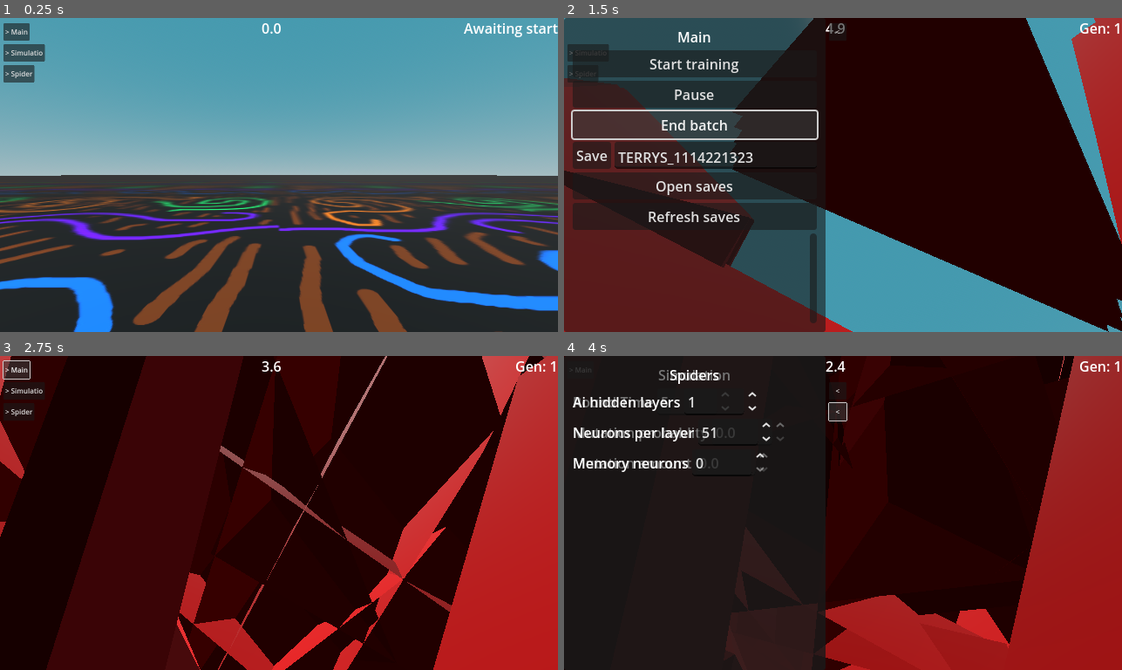
Above: before the commit, frames 1-4 (two rows, left to right).
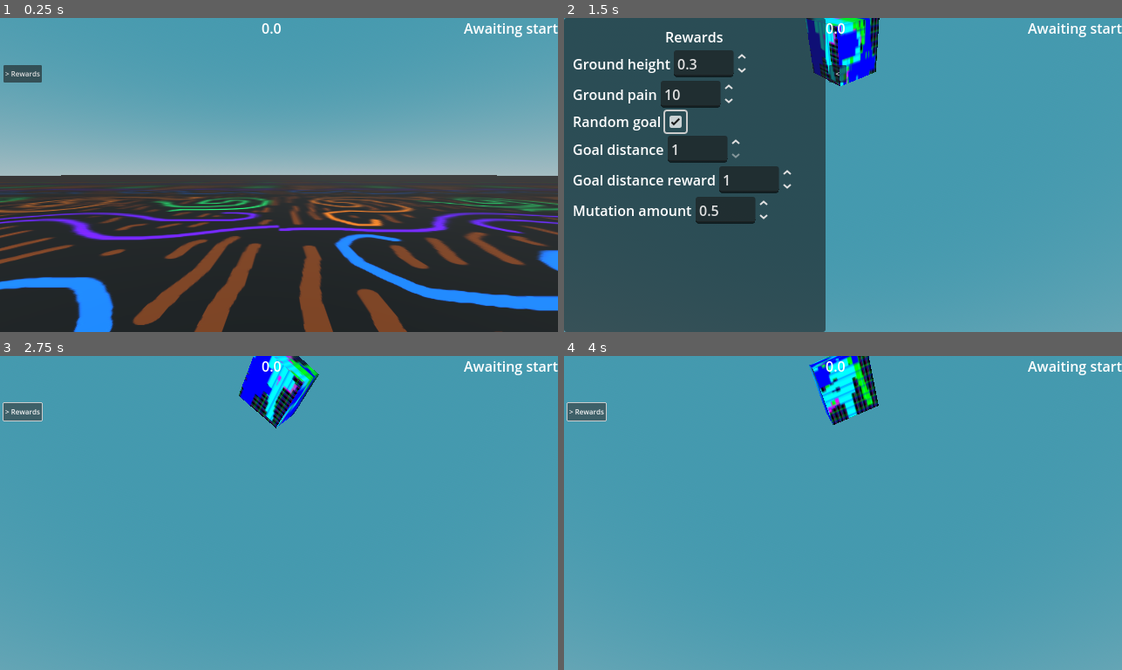
Above: after the commit, the same moments.

Repository: officialErnests/de-ai-ed
Game: Godot game, scene res://scenes/main.tscn
Same seed, same stepped clock (60 frames per second), same inputs: the game is played once before the commit and once after it.
Inputs (mouse positions are in pixels of both pictures, inside the frame that each line leads up to):
- Up to frame 1 (0.25 s): no input
- Up to frame 2 (1.5 s): click "> Main" (after the commit: "> Rewards") at 0.5 s; click (675, 121) at 1.27 s
- Up to frame 3 (2.75 s): click "<" at 2 s
- Up to frame 4 (4 s): click "> Simulatio" (after the commit: "> Rewards") at 2.75 s; click "> Spider" (after the commit: "<") at 3.5 s

The runs differ from the first frame. In frame 1, 0.8% of the frame differs, in the area x 0-9%, y 1-21%; in frame 2, 76%; in frame 3, 100%; in frame 4, 100%, in the area x 0-100%, y 0-100%.
Error in both runs: Attempt to call function 'get_files' in base 'null instance' on a null instance. (res://scripts/spidersss.gd:80)

Commit message:
v0.1.3 simulation gui + reward gui start - removed sliding gui animation since it din't work when lagging XD

Diff:
--- a/scenes/main.tscn
+++ b/scenes/main.tscn
@@ -147,6 +147,7 @@
 [node name="Gui" type="CanvasLayer" parent="Camera_setup/NeckOrSmthing/Dron/Floating_cam"]
 
 [node name="Main" type="HBoxContainer" parent="Camera_setup/NeckOrSmthing/Dron/Floating_cam/Gui"]
+visible = false
 anchors_preset = -1
 anchor_right = 0.5
 anchor_bottom = 1.0
@@ -227,12 +228,12 @@
 script = ExtResource("8_85g3d")
 node = NodePath("../..")
 slide_offset = Vector2(-300, 0)
-slide_steps = 10.0
 slider_open_text = "<"
 slider_close_text = "> Main"
 is_open = false
 
 [node name="Simulation" type="HBoxContainer" parent="Camera_setup/NeckOrSmthing/Dron/Floating_cam/Gui"]
+visible = false
 anchors_preset = -1
 anchor_right = 0.5
 anchor_bottom = 1.0
@@ -269,27 +270,64 @@
 min_value = 1.0
 value = 5.0
 
-[node name="HBoxContainer6" type="HBoxContainer" parent="Camera_setup/NeckOrSmthing/Dron/Floating_cam/Gui/Simulation/Panel/VBoxContainer"]
-layout_mode = 2
-
-[node name="Label" type="Label" parent="Camera_setup/NeckOrSmthing/Dron/Floating_cam/Gui/Simulation/Panel/VBoxContainer/HBoxContainer6"]
+[node name="SpiderPerBatch" type="HBoxContainer" parent="Camera_setup/NeckOrSmthing/Dron/Floating_cam/Gui/Simulation/Panel/VBoxContainer"]
+layout_mode = 2
+
+[node name="Label" type="Label" parent="Camera_setup/NeckOrSmthing/Dron/Floating_cam/Gui/Simulation/Panel/VBoxContainer/SpiderPerBatch"]
+layout_mode = 2
+text = "Spider amount"
+
+[node name="SpinBox" type="SpinBox" parent="Camera_setup/NeckOrSmthing/Dron/Floating_cam/Gui/Simulation/Panel/VBoxContainer/SpiderPerBatch"]
+layout_mode = 2
+min_value = 1.0
+max_value = 31.0
+value = 31.0
+
+[node name="SpiderBatches" type="HBoxContainer" parent="Camera_setup/NeckOrSmthing/Dron/Floating_cam/Gui/Simulation/Panel/VBoxContainer"]
+layout_mode = 2
+
+[node name="Label" type="Label" parent="Camera_setup/NeckOrSmthing/Dron/Floating_cam/Gui/Simulation/Panel/VBoxContainer/SpiderBatches"]
+layout_mode = 2
+text = "Spider batches"
+
+[node name="SpinBox" type="SpinBox" parent="Camera_setup/NeckOrSmthing/Dron/Floating_cam/Gui/Simulation/Panel/VBoxContainer/SpiderBatches"]
+layout_mode = 2
+value = 1.0
+
+[node name="KeepBest" type="HBoxContainer" parent="Camera_setup/NeckOrSmthing/Dron/Floating_cam/Gui/Simulation/Panel/VBoxContainer"]
+layout_mode = 2
+
+[node name="Label" type="Label" parent="Camera_setup/NeckOrSmthing/Dron/Floating_cam/Gui/Simulation/Panel/VBoxContainer/KeepBest"]
+layout_mode = 2
+text = "Keep best"
+
+[node name="CheckBox" type="CheckBox" parent="Camera_setup/NeckOrSmthing/Dron/Floating_cam/Gui/Simulation/Panel/VBoxContainer/KeepBest"]
+layout_mode = 2
+button_pressed = true
+
+[node name="MutationChance" type="HBoxContainer" parent="Camera_setup/NeckOrSmthing/Dron/Floating_cam/Gui/Simulation/Panel/VBoxContainer"]
+layout_mode = 2
+
+[node name="Label" type="Label" parent="Camera_setup/NeckOrSmthing/Dron/Floating_cam/Gui/Simulation/Panel/VBoxContainer/MutationChance"]
 layout_mode = 2
 text = "Mutation probablity"
 
-[node name="SpinBox" type="SpinBox" parent="Camera_setup/NeckOrSmthing/Dron/Floating_cam/Gui/Simulation/Panel/VBoxContainer/HBoxContainer6"]
-layout_mode = 2
+[node name="SpinBox" type="SpinBox" parent="Camera_setup/NeckOrSmthing/Dron/Floating_cam/Gui/Simulation/Panel/VBoxContainer/MutationChance"]
+layout_mode = 2
+value = 1.0
+
+[node name="MutationAmount" type="HBoxContainer" parent="Camera_setup/NeckOrSmthing/Dron/Floating_cam/Gui/Simulation/Panel/VBoxContainer"]
+layout_mode = 2
+
+[node name="Label" type="Label" parent="Camera_setup/NeckOrSmthing/Dron/Floating_cam/Gui/Simulation/Panel/VBoxContainer/MutationAmount"]
+layout_mode = 2
+text = "Mutation amount"
+
+[node name="SpinBox" type="SpinBox" parent="Camera_setup/NeckOrSmthing/Dron/Floating_cam/Gui/Simulation/Panel/VBoxContainer/MutationAmount"]
+layout_mode = 2
+max_value = 10.0
 step = 0.1
-
-[node name="HBoxContainer7" type="HBoxContainer" parent="Camera_setup/NeckOrSmthing/Dron/Floating_cam/Gui/Simulation/Panel/VBoxContainer"]
-layout_mode = 2
-
-[node name="Label" type="Label" parent="Camera_setup/NeckOrSmthing/Dron/Floating_cam/Gui/Simulation/Panel/VBoxContainer/HBoxContainer7"]
-layout_mode = 2
-text = "Mutation amount"
-
-[node name="SpinBox" type="SpinBox" parent="Camera_setup/NeckOrSmthing/Dron/Floating_cam/Gui/Simulation/Panel/VBoxContainer/HBoxContainer7"]
-layout_mode = 2
-step = 0.1
+value = 0.5
 
 [node name="Control" type="Control" parent="Camera_setup/NeckOrSmthing/Dron/Floating_cam/Gui/Simulation"]
 z_index = -1
@@ -305,22 +343,21 @@
 script = ExtResource("8_85g3d")
 node = NodePath("../..")
 slide_offset = Vector2(-300, 0)
-slide_steps = 10.0
 slider_open_text = "<"
 slider_close_text = "> Simulatio"
 is_open = false
 
-[node name="Spider" type="HBoxContainer" parent="Camera_setup/NeckOrSmthing/Dron/Floating_cam/Gui"]
+[node name="Rewards" type="HBoxContainer" parent="Camera_setup/NeckOrSmthing/Dron/Floating_cam/Gui"]
 anchors_preset = -1
 anchor_right = 0.5
 anchor_bottom = 1.0
 mouse_filter = 2
 
-[node name="Panel" type="Panel" parent="Camera_setup/NeckOrSmthing/Dron/Floating_cam/Gui/Spider"]
+[node name="Panel" type="Panel" parent="Camera_setup/NeckOrSmthing/Dron/Floating_cam/Gui/Rewards"]
 custom_minimum_size = Vector2(300, 0)
 layout_mode = 2
 
-[node name="VBoxContainer" type="VBoxContainer" parent="Camera_setup/NeckOrSmthing/Dron/Floating_cam/Gui/Spider/Panel"]
+[node name="VBoxContainer" type="VBoxContainer" parent="Camera_setup/NeckOrSmthing/Dron/Floating_cam/Gui/Rewards/Panel"]
 layout_mode = 1
 anchors_preset = -1
 anchor_right = 1.0
@@ -330,65 +367,182 @@
 offset_right = -10.0
 offset_bottom = -10.0
 
-[node name="Label" type="Label" parent="Camera_setup/NeckOrSmthing/Dron/Floating_cam/Gui/Spider/Panel/VBoxContainer"]
-layout_mode = 2
-text = "Spiders"
+[node name="Label" type="Label" parent="Camera_setup/NeckOrSmthing/Dron/Floating_cam/Gui/Rewards/Panel/VBoxContainer"]
+layout_mode = 2
+text = "Rewards"
 horizontal_alignment = 1
 
-[node name="HBoxContainer" type="HBoxContainer" parent="Camera_setup/NeckOrSmthing/Dron/Floating_cam/Gui/Spider/Panel/VBoxContainer"]
-layout_mode = 2
-
-[node name="Label" type="Label" parent="Camera_setup/NeckOrSmthing/Dron/Floating_cam/Gui/Spider/Panel/VBoxContainer/HBoxContainer"]
-layout_mode = 2
-text = "Ai hidden layers"
-
-[node name="SpinBox" type="SpinBox" parent="Camera_setup/NeckOrSmthing/Dron/Floating_cam/Gui/Spider/Panel/VBoxContainer/HBoxContainer"]
-layout_mode = 2
+[node name="GroundHeight" type="HBoxContainer" parent="Camera_setup/NeckOrSmthing/Dron/Floating_cam/Gui/Rewards/Panel/VBoxContainer"]
+layout_mode = 2
+
+[node name="Label" type="Label" parent="Camera_setup/NeckOrSmthing/Dron/Floating_cam/Gui/Rewards/Panel/VBoxContainer/GroundHeight"]
+layout_mode = 2
+text = "Ground height"
+
+[node name="SpinBox" type="SpinBox" parent="Camera_setup/NeckOrSmthing/Dron/Floating_cam/Gui/Rewards/Panel/VBoxContainer/GroundHeight"]
+layout_mode = 2
+max_value = 5.0
+step = 0.1
+value = 0.3
+
+[node name="Ground pain" type="HBoxContainer" parent="Camera_setup/NeckOrSmthing/Dron/Floating_cam/Gui/Rewards/Panel/VBoxContainer"]
+layout_mode = 2
+
+[node name="Label" type="Label" parent="Camera_setup/NeckOrSmthing/Dron/Floating_cam/Gui/Rewards/Panel/VBoxContainer/Ground pain"]
+layout_mode = 2
+text = "Ground pain"
+
+[node name="SpinBox" type="SpinBox" parent="Camera_setup/NeckOrSmthing/Dron/Floating_cam/Gui/Rewards/Panel/VBoxContainer/Ground pain"]
+layout_mode = 2
+min_value = 1.0
+max_value = 1000.0
+value = 10.0
+
+[node name="RadnomGoal" type="HBoxContainer" parent="Camera_setup/NeckOrSmthing/Dron/Floating_cam/Gui/Rewards/Panel/VBoxContainer"]
+layout_mode = 2
+
+[node name="Label" type="Label" parent="Camera_setup/NeckOrSmthing/Dron/Floating_cam/Gui/Rewards/Panel/VBoxContainer/RadnomGoal"]
+layout_mode = 2
+text = "Random goal"
+
+[node name="CheckBox" type="CheckBox" parent="Camera_setup/NeckOrSmthing/Dron/Floating_cam/Gui/Rewards/Panel/VBoxContainer/RadnomGoal"]
+layout_mode = 2
+
+[node name="GoalDistance" type="HBoxContainer" parent="Camera_setup/NeckOrSmthing/Dron/Floating_cam/Gui/Rewards/Panel/VBoxContainer"]
+layout_mode = 2
+
+[node name="Label" type="Label" parent="Camera_setup/NeckOrSmthing/Dron/Floating_cam/Gui/Rewards/Panel/VBoxContainer/GoalDistance"]
+layout_mode = 2
+text = "Goal distance"
+
+[node name="SpinBox" type="SpinBox" parent="Camera_setup/NeckOrSmthing/Dron/Floating_cam/Gui/Rewards/Panel/VBoxContainer/GoalDistance"]
+layout_mode = 2
+min_value = 1.0
+max_value = 10.0
+step = 5.0
 value = 1.0
 
-[node name="HBoxContainer2" type="HBoxContainer" parent="Camera_setup/NeckOrSmthing/Dron/Floating_cam/Gui/Spider/Panel/VBoxContainer"]
-layout_mode = 2
-
-[node name="Label" type="Label" parent="Camera_setup/NeckOrSmthing/Dron/Floating_cam/Gui/Spider/Panel/VBoxContainer/HBoxContainer2"]
-layout_mode = 2
-text = "Neurons per layer"
-
-[node name="SpinBox" type="SpinBox" parent="Camera_setup/NeckOrSmthing/Dron/Floating_cam/Gui/Spider/Panel/VBoxContainer/HBoxContainer2"]
-layout_mode = 2
-min_value = 1.0
-max_value = 200.0
-value = 51.0
-
-[node name="HBoxContainer3" type="HBoxContainer" parent="Camera_setup/NeckOrSmthing/Dron/Floating_cam/Gui/Spider/Panel/VBoxContainer"]
-layout_mode = 2
-
-[node name="Label" type="Label" parent="Camera_setup/NeckOrSmthing/Dron/Floating_cam/Gui/Spider/Panel/VBoxContainer/HBoxContainer3"]
-layout_mode = 2
-text = "Memory neurons"
-
-[node name="SpinBox" type="SpinBox" parent="Camera_setup/NeckOrSmthing/Dron/Floating_cam/Gui/Spider/Panel/VBoxContainer/HBoxContainer3"]
-layout_mode = 2
-
-[node name="Control" type="Control" parent="Camera_setup/NeckOrSmthing/Dron/Floating_cam/Gui/Spider"]
+[node name="GoalDistanceReward" type="HBoxContainer" parent="Camera_setup/NeckOrSmthing/Dron/Floating_cam/Gui/Rewards/Panel/VBoxContainer"]
+layout_mode = 2
+
+[node name="Label" type="Label" parent="Camera_setup/NeckOrSmthing/Dron/Floating_cam/Gui/Rewards/Panel/VBoxContainer/GoalDistanceReward"]
+layout_mode = 2
+text = "Goal distance reward"
+
+[node name="SpinBox" type="SpinBox" parent="Camera_setup/NeckOrSmthing/Dron/Floating_cam/Gui/Rewards/Panel/VBoxContainer/GoalDistanceReward"]
+layout_mode = 2
+value = 1.0
+
+[node name="MutationAmount" type="HBoxContainer" parent="Camera_setup/NeckOrSmthing/Dron/Floating_cam/Gui/Rewards/Panel/VBoxContainer"]
+layout_mode = 2
+
+[node name="Label" type="Label" parent="Camera_setup/NeckOrSmthing/Dron/Floating_cam/Gui/Rewards/Panel/VBoxContainer/MutationAmount"]
+layout_mode = 2
+text = "Mutation amount"
+
+[node name="SpinBox" type="SpinBox" parent="Camera_setup/NeckOrSmthing/Dron/Floating_cam/Gui/Rewards/Panel/VBoxContainer/MutationAmount"]
+layout_mode = 2
+max_value = 10.0
+step = 0.1
+value = 0.5
+
+[node name="Control" type="Control" parent="Camera_setup/NeckOrSmthing/Dron/Floating_cam/Gui/Rewards"]
 z_index = -1
 layout_mode = 2
 
-[node name="Button" type="Button" parent="Camera_setup/NeckOrSmthing/Dron/Floating_cam/Gui/Spider/Control" node_paths=PackedStringArray("node")]
+[node name="Button" type="Button" parent="Camera_setup/NeckOrSmthing/Dron/Floating_cam/Gui/Rewards/Control" node_paths=PackedStringArray("node")]
 layout_mode = 0
 offset_top = 54.0
 offset_right = 40.0
-offset_bottom = 93.999985
+offset_bottom = 93.99997
 scale = Vector2(0.5, 0.5)
 text = "O"
 script = ExtResource("8_85g3d")
 node = NodePath("../..")
 slide_offset = Vector2(-300, 0)
-slide_steps = 10.0
+slider_open_text = "<"
+slider_close_text = "> Rewards"
+is_open = false
+
+[node name="Spider" type="HBoxContainer" parent="Camera_setup/NeckOrSmthing/Dron/Floating_cam/Gui"]
+visible = false
+anchors_preset = -1
+anchor_right = 0.5
+anchor_bottom = 1.0
+mouse_filter = 2
+
+[node name="Panel" type="Panel" parent="Camera_setup/NeckOrSmthing/Dron/Floating_cam/Gui/Spider"]
+custom_minimum_size = Vector2(300, 0)
+layout_mode = 2
+
+[node name="VBoxContainer" type="VBoxContainer" parent="Camera_setup/NeckOrSmthing/Dron/Floating_cam/Gui/Spider/Panel"]
+layout_mode = 1
+anchors_preset = -1
+anchor_right = 1.0
+anchor_bottom = 1.0
+offset_left = 10.0
+offset_top = 10.0
+offset_right = -10.0
+offset_bottom = -10.0
+
+[node name="Label" type="Label" parent="Camera_setup/NeckOrSmthing/Dron/Floating_cam/Gui/Spider/Panel/VBoxContainer"]
+layout_mode = 2
+text = "Spiders"
+horizontal_alignment = 1
+
+[node name="HBoxContainer" type="HBoxContainer" parent="Camera_setup/NeckOrSmthing/Dron/Floating_cam/Gui/Spider/Panel/VBoxContainer"]
+layout_mode = 2
+
+[node name="Label" type="Label" parent="Camera_setup/NeckOrSmthing/Dron/Floating_cam/Gui/Spider/Panel/VBoxContainer/HBoxContainer"]
+layout_mode = 2
+text = "Ai hidden layers"
+
+[node name="SpinBox" type="SpinBox" parent="Camera_setup/NeckOrSmthing/Dron/Floating_cam/Gui/Spider/Panel/VBoxContainer/HBoxContainer"]
+layout_mode = 2
+value = 1.0
+
+[node name="HBoxContainer2" type="HBoxContainer" parent="Camera_setup/NeckOrSmthing/Dron/Floating_cam/Gui/Spider/Panel/VBoxContainer"]
+layout_mode = 2
+
+[node name="Label" type="Label" parent="Camera_setup/NeckOrSmthing/Dron/Floating_cam/Gui/Spider/Panel/VBoxContainer/HBoxContainer2"]
+layout_mode = 2
+text = "Neurons per layer"
+
+[node name="SpinBox" type="SpinBox" parent="Camera_setup/NeckOrSmthing/Dron/Floating_cam/Gui/Spider/Panel/VBoxContainer/HBoxContainer2"]
+layout_mode = 2
+min_value = 1.0
+max_value = 200.0
+value = 51.0
+
+[node name="HBoxContainer3" type="HBoxContainer" parent="Camera_setup/NeckOrSmthing/Dron/Floating_cam/Gui/Spider/Panel/VBoxContainer"]
+layout_mode = 2
+
+[node name="Label" type="Label" parent="Camera_setup/NeckOrSmthing/Dron/Floating_cam/Gui/Spider/Panel/VBoxContainer/HBoxContainer3"]
+layout_mode = 2
+text = "Memory neurons"
+
+[node name="SpinBox" type="SpinBox" parent="Camera_setup/NeckOrSmthing/Dron/Floating_cam/Gui/Spider/Panel/VBoxContainer/HBoxContainer3"]
+layout_mode = 2
+
+[node name="Control" type="Control" parent="Camera_setup/NeckOrSmthing/Dron/Floating_cam/Gui/Spider"]
+z_index = -1
+layout_mode = 2
+
+[node name="Button" type="Button" parent="Camera_setup/NeckOrSmthing/Dron/Floating_cam/Gui/Spider/Control" node_paths=PackedStringArray("node")]
+layout_mode = 0
+offset_top = 78.0
+offset_right = 40.0
+offset_bottom = 117.999985
+scale = Vector2(0.5, 0.5)
+text = "O"
+script = ExtResource("8_85g3d")
+node = NodePath("../..")
+slide_offset = Vector2(-300, 0)
 slider_open_text = "<"
 slider_close_text = "> Spider"
 is_open = false
 
-[node name="Spidersss" type="Node3D" parent="." node_paths=P …(142 unchanged characters)… load_button_storage", "training_time", "timer", "node_visualiser", "generation_count")]
+[node name="Spidersss" type="Node3D" parent="." node_paths=P …(142 unchanged characters)… load_button_storage", "training_time", "mutation_chance", "mutation_amount", "spiders_batches", "spiders_per_batch", "keep_best", "timer", "node_visualiser", "generation_count")]
 script = ExtResource("7_tipki")
 start = NodePath("../Camera_setup/NeckOrSmthing/Dron/Floating_cam/Gui/Main/Panel/VBoxContainer/Start")
 pause_button = NodePath("../Camera_setup/NeckOrSmthing/Dron/Floating_cam/Gui/Main/Panel/VBoxContainer/Pause")
@@ -401,8 +555,12 @@
 load_button_storage = NodePath("../Camera_setup/NeckOrSmthing/Dron/Floating_cam/Gui/Main/Panel/VBoxContainer/ScrollContainer/VBoxContainer")
 save_generation = 25
 training_time = NodePath("../Camera_setup/NeckOrSmthing/Dron/Floating_cam/Gui/Simulation/Panel/VBoxContainer/Timer/SpinBox")
+mutation_chance = NodePath("../Camera_setup/NeckOrSmthing/Dron/Floating_cam/Gui/Simulation/Panel/VBoxContainer/MutationChance/SpinBox")
+mutation_amount = NodePath("../Camera_setup/NeckOrSmthing/Dron/Floating_cam/Gui/Simulation/Panel/VBoxContainer/MutationAmount/SpinBox")
+spiders_batches = NodePath("../Camera_setup/NeckOrSmthing/Dron/Floating_cam/Gui/Simulation/Panel/VBoxContainer/SpiderBatches/SpinBox")
+spiders_per_batch = NodePath("../Camera_setup/NeckOrSmthing/Dron/Floating_cam/Gui/Simulation/Panel/VBoxContainer/SpiderPerBatch/SpinBox")
+keep_best = NodePath("../Camera_setup/NeckOrSmthing/Dron/Floating_cam/Gui/Simulation/Panel/VBoxContainer/KeepBest/CheckBox")
 timer = NodePath("../Lerning")
-mutation_range = 0.5
 node_visualiser = NodePath("../Camera_setup/NeckOrSmthing/Dron/Floating_cam/AiNodes")
 generation_count = NodePath("../Camera_setup/NeckOrSmthing/Dron/Floating_cam/GenCount/Label")
 
--- a/scripts/spiders_skeleton.gd
+++ b/scripts/spiders_skeleton.gd
@@ -11,6 +11,7 @@
 @export var main_body: MeshInstance3D
 @export var agent: Node3D
 @export var pain_pos: float = 1
+@export var pain_amount: float = 10
 func _ready() -> void:
 	physical_bones_start_simulation()
 	spider = Spider.new(get_children().filter(func(x): return x is PhysicalBone3D), self)
@@ -19,7 +20,7 @@
 func _physics_process(delta: float) -> void:
 	spider.addVel(delta)
 	if main_bone.global_position.y < pain_pos:
-		agent.points += (main_bone.global_position.y - pain_pos) * delta * 10
+		agent.points += (main_bone.global_position.y - pain_pos) * delta * pain_amount
 		main_body.material_override.albedo_color = Color(1, 0, 0, 1)
 	else:
 		main_body.material_override.albedo_color = Color(1, 1, 1, 1)
--- a/scripts/spidersss.gd
+++ b/scripts/spidersss.gd
@@ -18,14 +18,14 @@
 @export var save_generation: int = 50
 @export_category("Simulation")
 @export var training_time: SpinBox
+@export var mutation_chance: SpinBox
+@export var mutation_amount: SpinBox
+@export var spiders_batches: SpinBox
+@export var spiders_per_batch: SpinBox
+@export var keep_best: CheckBox
 @export_category("Others")
 @export var timer: Timer
-@export var spiders_batches = 1
 #MAX 31 SPIDERS
-@export var spiders_per_batch = 31
-@export var keep_best = true
-@export var mutation_chance = 1
-@export var mutation_range = 0.1
 @export var node_visualiser: Node
 @export var generation_count: Label
 
@@ -188,25 +188,25 @@
 			"max" = p_randomm_picker.arr_avg,
 			"mod" = p_randomm_picker.arr_mod,
 			"sec" = training_time.value,
-			"bat" = spiders_batches,
-			"spd" = spiders_per_batch,
+			"bat" = spiders_batches.value,
+			"spd" = spiders_per_batch.value,
 		}
 	)
-	for y in range(spiders_batches):
-		for x in range(spiders_per_batch):
-			if keep_best and x == 0:
+	for y in range(spiders_batches.value):
+		for x in range(spiders_per_batch.value):
+			if keep_best.button_pressed and x == 0:
 				spawnSpider(x + 2, y, p_randomm_picker.getMax(), false)
 				continue
 			spawnSpider(x + 2, y, p_randomm_picker.getRandom(), true)
 
 func summonSpiders():
-	for y in range(spiders_batches):
-		for x in range(spiders_per_batch):
+	for y in range(spiders_batches.value):
+		for x in range(spiders_per_batch.value):
 			spawnSpider(x + 2, y, null, false)
 
 func loadSpiders(p_brain):
-	for y in range(spiders_batches):
-		for x in range(spiders_per_batch):
+	for y in range(spiders_batches.value):
+		for x in range(spiders_per_batch.value):
 			spawnSpider(x + 2, y, p_brain, false)
 
 func spawnSpider(col_layer, y_indx, p_loaded_brain, p_flavoring):
@@ -218,7 +218,7 @@
 		print("LOAD")
 		temp_spider.loadBrain(p_loaded_brain)
 		if p_flavoring:
-			temp_spider.flavoring(mutation_chance, mutation_range)
+			temp_spider.flavoring(mutation_chance.value, mutation_amount.value)
 	else:
 		print("GEN")
 		temp_spider.genBrain()
